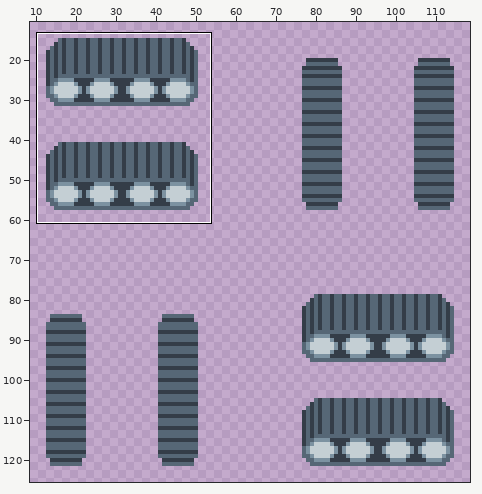
Sprite sheet, stored at AstroMiner/Content/img/tracks-1.png. The first picture is a wide view before the edit; the outline marks the close-up.
Close-up. Before the commit:
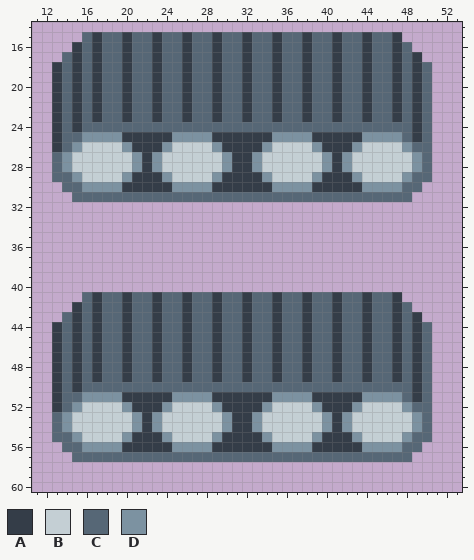
The file is 128x128 pixels. Shown: x 11..53, y 14..60. The wide view leaves out empty margins. The commit also changed other parts of the picture, which this record leaves out.
Palette (. is transparent): A #343d48  B #c4cfd4  C #566776  D #7c92a1
Pixels before, first column x 13:
15 ...CACCACCACCACCACCACCACCACCACCACCA...
16 ..ACACCACCACCACCACCACCACCACCACCACCAC..
17 .CACACCACCACCACCACCACCACCACCACCACCACA.
18 ACACACCACCACCACCACCACCACCACCACCACCACAC
19 ACACACCACCACCACCACCACCACCACCACCACCACAC
20 ACACACCACCACCACCACCACCACCACCACCACCACAC
21 ACACACCACCACCACCACCACCACCACCACCACCACAC
22 ACACACCACCACCACCACCACCACCACCACCACCACAC
23 ACACACCACCACCACCACCACCACCACCACCACCACAC
24 ACACCCCCCCCCCCCCCCCCCCCCCCCCCCCCCCCCAC
25 ACCDDDDAAAAADDDDAAAAAADDDDAAAAADDDDCAC
26 ACDBBBBDAAADBBBBDAAAADBBBBDAAADBBBBDCC
27 CDBBBBBBDADBBBBBBDAADBBBBBBDADBBBBBBDC
28 CDBBBBBBDADBBBBBBDAADBBBBBBDADBBBBBBDC
29 CCDBBBBDAAADBBBBDAAAADBBBBDAAADBBBBDCC
30 .CCDDDDAAAAADDDDAAAAAADDDDAAAAADDDDCC.
31 ..CCCCCCCCCCCCCCCCCCCCCCCCCCCCCCCCCC..
32 ......................................
33 ......................................
34 ......................................
35 ......................................
36 ......................................
37 ......................................
38 ......................................
39 ......................................
40 ......................................
41 ...CACCACCACCACCACCACCACCACCACCACCA...
42 ..ACACCACCACCACCACCACCACCACCACCACCAC..
43 .CACACCACCACCACCACCACCACCACCACCACCACA.
44 ACACACCACCACCACCACCACCACCACCACCACCACAC
45 ACACACCACCACCACCACCACCACCACCACCACCACAC
46 ACACACCACCACCACCACCACCACCACCACCACCACAC
47 ACACACCACCACCACCACCACCACCACCACCACCACAC
48 ACACACCACCACCACCACCACCACCACCACCACCACAC
49 ACACACCACCACCACCACCACCACCACCACCACCACAC
50 ACACCCCCCCCCCCCCCCCCCCCCCCCCCCCCCCCCAC
51 ACCDDDDAAAAADDDDAAAAAADDDDAAAAADDDDCAC
52 ACDBBBBDAAADBBBBDAAAADBBBBDAAADBBBBDCC
53 CDBBBBBBDADBBBBBBDAADBBBBBBDADBBBBBBDC
54 CDBBBBBBDADBBBBBBDAADBBBBBBDADBBBBBBDC
55 CCDBBBBDAAADBBBBDAAAADBBBBDAAADBBBBDCC
56 .CCDDDDAAAAADDDDAAAAAADDDDAAAAADDDDCC.
57 ..CCCCCCCCCCCCCCCCCCCCCCCCCCCCCCCCCC..
New version:
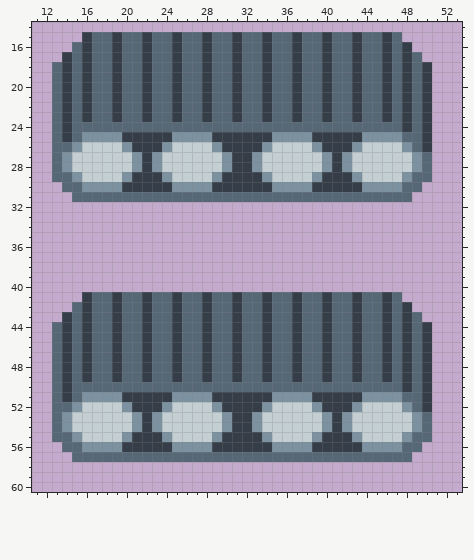
Difference:
y 15: x 16..17 CA -> AC; x 19..20 CA -> AC; x 22..23 CA -> AC; x 25..26 CA -> AC; x 28..29 CA -> AC; x 31..32 CA -> AC; x 34..35 CA -> AC; x 37..38 CA -> AC; x 40..41 CA -> AC; x 43..44 CA -> AC; x 46..47 CA -> AC
y 16: x 15..17 ACA -> CAC; x 19..20 CA -> AC; x 22..23 CA -> AC; x 25..26 CA -> AC; x 28..29 CA -> AC; x 31..32 CA -> AC; x 34..35 CA -> AC; x 37..38 CA -> AC; x 40..41 CA -> AC; x 43..44 CA -> AC; x 46..48 CAC -> ACA
y 17: x 14..17 CACA -> ACAC; x 19..20 CA -> AC; x 22..23 CA -> AC; x 25..26 CA -> AC; x 28..29 CA -> AC; x 31..32 CA -> AC; x 34..35 CA -> AC; x 37..38 CA -> AC; x 40..41 CA -> AC; x 43..44 CA -> AC; x 46..49 CACA -> ACAC
y 18..23: x 13..17 ACACA -> CACAC; x 19..20 CA -> AC; x 22..23 CA -> AC; x 25..26 CA -> AC; x 28..29 CA -> AC; x 31..32 CA -> AC; x 34..35 CA -> AC; x 37..38 CA -> AC; x 40..41 CA -> AC; x 43..44 CA -> AC; x 46..50 CACAC -> ACACA
y 24: x 13..15 ACA -> CAC; x 48..50 CAC -> ACA
y 25: x 13..14 AC -> CA; x 49..50 AC -> CA
y 26: x 13 A -> C; x 50 C -> A
y 41: x 16..17 CA -> AC; x 19..20 CA -> AC; x 22..23 CA -> AC; x 25..26 CA -> AC; x 28..29 CA -> AC; x 31..32 CA -> AC; x 34..35 CA -> AC; x 37..38 CA -> AC; x 40..41 CA -> AC; x 43..44 CA -> AC; x 46..47 CA -> AC
y 42: x 15..17 ACA -> CAC; x 19..20 CA -> AC; x 22..23 CA -> AC; x 25..26 CA -> AC; x 28..29 CA -> AC; x 31..32 CA -> AC; x 34..35 CA -> AC; x 37..38 CA -> AC; x 40..41 CA -> AC; x 43..44 CA -> AC; x 46..48 CAC -> ACA
y 43: x 14..17 CACA -> ACAC; x 19..20 CA -> AC; x 22..23 CA -> AC; x 25..26 CA -> AC; x 28..29 CA -> AC; x 31..32 CA -> AC; x 34..35 CA -> AC; x 37..38 CA -> AC; x 40..41 CA -> AC; x 43..44 CA -> AC; x 46..49 CACA -> ACAC
y 44..49: x 13..17 ACACA -> CACAC; x 19..20 CA -> AC; x 22..23 CA -> AC; x 25..26 CA -> AC; x 28..29 CA -> AC; x 31..32 CA -> AC; x 34..35 CA -> AC; x 37..38 CA -> AC; x 40..41 CA -> AC; x 43..44 CA -> AC; x 46..50 CACAC -> ACACA
y 50: x 13..15 ACA -> CAC; x 48..50 CAC -> ACA
y 51: x 13..14 AC -> CA; x 49..50 AC -> CA
y 52: x 13 A -> C; x 50 C -> A
